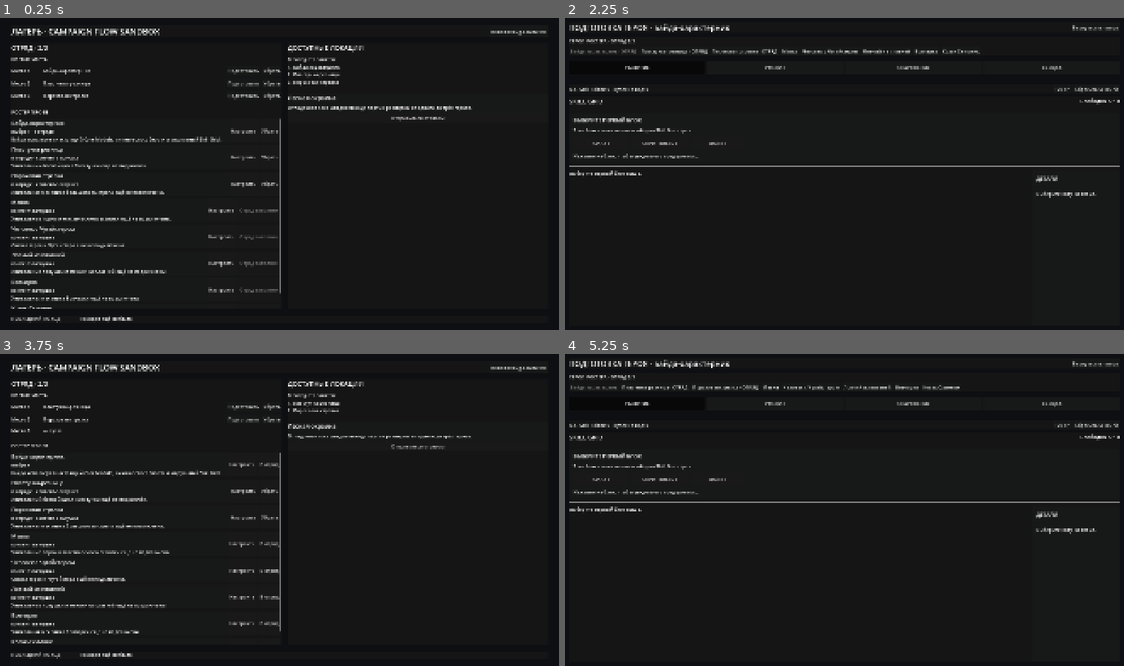
Above: before the commit, frames 1-4 (two rows, left to right).
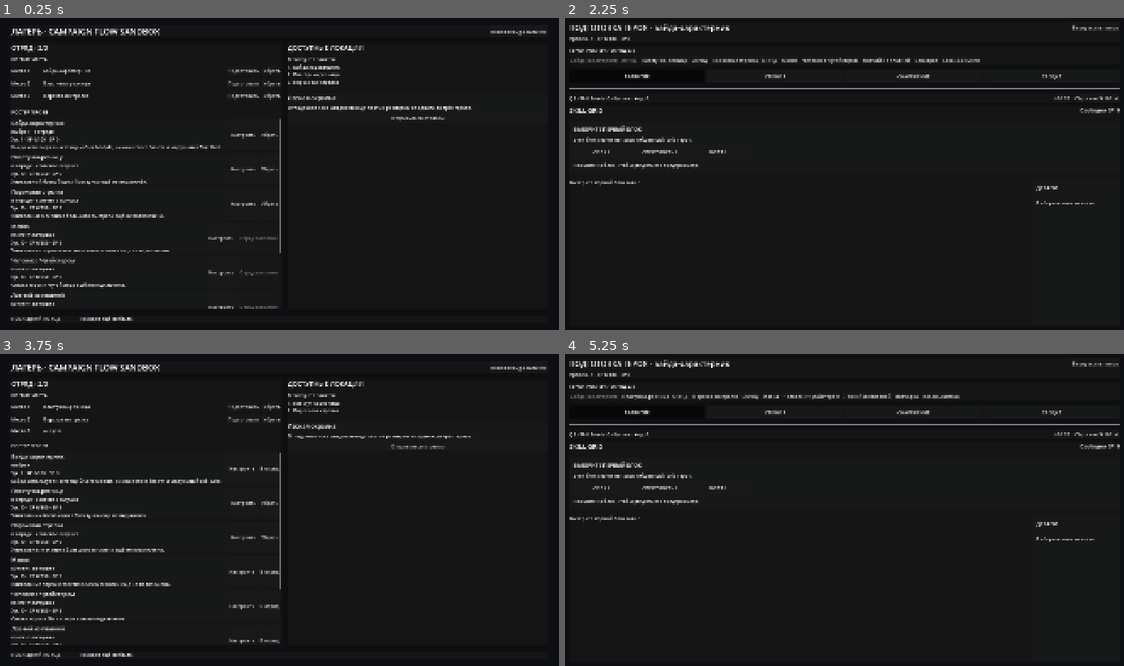
Above: after the commit, the same moments.

Repository: DanilNikolin/kleynod-steppe-frontier
Game: Godot game, scene res://scenes/campaign/campaign_sandbox.tscn
The game is run twice, just before and just after one commit, with the same random seed, the same clock (stepped at 60 frames per second) and the same inputs.
Inputs:
- Up to frame 1 (0.25 s): no input
- Up to frame 2 (2.25 s): click "Новая debug-кампания" at 0.5 s; click "Новая debug-кампания" at 1.25 s; click "Подготовить" at 2 s
- Up to frame 3 (3.75 s): click "Вернуться в лагерь" at 2.75 s; click "Убрать" at 3.5 s
- Up to frame 4 (5.25 s): click "Подготовить" at 4.25 s; click "Байда-характерник" at 5 s

The runs differ from the first frame. In frame 1, 5.4% of the frame differs, in the area x 1-51%, y 35-94%; in frame 2, 4.7%; in frame 3, 5.4%, in the area x 1-51%, y 34-94%; in frame 4, 4.6%.

Commit message:
feat(progression): add battle experience and level rewards

Diff:
--- a/content/combatants/prototype/proto_steppe_raider.tres
+++ b/content/combatants/prototype/proto_steppe_raider.tres
@@ -20,5 +20,6 @@
 start_stamina = 6
 stamina_regeneration = 3
 base_initiative = 4
+experience_reward = 60
 visual_scene = ExtResource("2_visual")
 visual_tint = Color(1, 0.32, 0.26, 1)
--- a/content/combatants/prototype/proto_steppe_shieldbearer.tres
+++ b/content/combatants/prototype/proto_steppe_shieldbearer.tres
@@ -18,5 +18,6 @@
 max_stamina = 6
 stamina_regeneration = 3
 base_initiative = 2
+experience_reward = 90
 visual_scene = ExtResource("2_visual")
 visual_tint = Color(0.9, 0.45, 0.2, 1)
--- a/core/battle/combatants/combatant_definition.gd
+++ b/core/battle/combatants/combatant_definition.gd
@@ -108,6 +108,14 @@
 var base_morale: int = 2
 
 
+@export_group("Rewards")
+
+## XP pool, который этот боец добавляет после своей смерти.
+## 0 используется для объектов, summons и целей без XP.
+@export_range(0, 999999, 1)
+var experience_reward: int = 0
+
+
 @export_group("Presentation")
 
 @export
@@ -226,6 +234,11 @@
 			"Guard regeneration every two turns cannot be negative."
 		)
 
+	if experience_reward < 0:
+		errors.append(
+			"Experience reward cannot be negative."
+		)
+
 	var used_immunity_ids: Dictionary = {}
 
 	for immunity_index in range(
--- /dev/null
+++ b/core/battle/rewards/battle_experience_reward_service.gd
@@ -0,0 +1,33 @@
+class_name BattleExperienceRewardService
+extends RefCounted
+
+
+func get_defeated_team_experience(
+	session: BattleSession,
+	team_id: StringName
+) -> int:
+	if (
+		session == null
+		or team_id == &""
+	):
+		return 0
+
+	var result: int = 0
+
+	for combatant in session.get_team_combatants(
+		team_id,
+		false
+	):
+		if (
+			combatant == null
+			or combatant.is_alive
+			or combatant.definition == null
+		):
+			continue
+
+		result += maxi(
+			combatant.definition.experience_reward,
+			0
+		)
+
+	return result
--- a/core/campaign/battle/campaign_battle_result.gd
+++ b/core/campaign/battle/campaign_battle_result.gd
@@ -21,6 +21,38 @@
 
 var outcome: Outcome = Outcome.NONE
 
+## Полный XP pool со всех реально побеждённых врагов.
+var defeated_enemy_experience_pool: int = 0
+
+## Одинаковая целая доля, выданная каждому участнику боя.
+var experience_per_party_member: int = 0
+
+## Остаток integer division.
+## Намеренно не распределяется, чтобы все участники
+## получали строго одинаковое количество XP.
+var undistributed_experience: int = 0
+
+## hero_id -> количество level-up в этом бою.
+var level_ups_by_hero_id: Dictionary = {}
+
+
+func get_level_ups_for_hero(
+	hero_id: StringName
+) -> int:
+	if hero_id == &"":
+		return 0
+
+	return int(
+		level_ups_by_hero_id.get(
+			hero_id,
+			0
+		)
+	)
+
+
+func has_level_ups() -> bool:
+	return not level_ups_by_hero_id.is_empty()
+
 
 func get_outcome_display_name() -> String:
 	match outcome:
--- a/core/campaign/runtime/campaign_runtime.gd
+++ b/core/campaign/runtime/campaign_runtime.gd
@@ -24,6 +24,7 @@
 var pending_battle_request: CampaignBattleRequest
 
 var state_factory := CampaignStateFactory.new()
+var hero_experience_service := HeroExperienceService.new()
 
 var _battle_request_counter: int = 0
 
@@ -150,6 +151,17 @@
 		return null
 
 	return pending_battle_request.encounter_definition
+
+
+func get_pending_battle_party_size() -> int:
+	if pending_battle_request == null:
+		return 0
+
+	return (
+		pending_battle_request
+			.party_member_hero_ids
+			.size()
+	)
 
 
 func start_location(
@@ -392,7 +404,8 @@
 
 
 func complete_pending_battle_and_return(
-	winning_team_id: StringName
+	winning_team_id: StringName,
+	defeated_enemy_experience_pool: int = 0
 ) -> bool:
 	if (
 		campaign_state == null
@@ -447,6 +460,14 @@
 			CampaignBattleResult.Outcome.DEFEAT
 		)
 
+	_apply_experience_reward(
+		result,
+		maxi(
+			defeated_enemy_experience_pool,
+			0
+		)
+	)
+
 	campaign_state.last_battle_result = (
 		result
 	)
@@ -464,6 +485,67 @@
 	)
 
 	return true
+
+
+func _apply_experience_reward(
+	result: CampaignBattleResult,
+	total_experience: int
+) -> void:
+	if result == null:
+		return
+
+	result.defeated_enemy_experience_pool = maxi(
+		total_experience,
+		0
+	)
+
+	var party_size := (
+		result.party_member_hero_ids.size()
+	)
+
+	if (
+		party_size <= 0
+		or result.defeated_enemy_experience_pool <= 0
+	):
+		return
+
+	result.experience_per_party_member = floori(
+		float(result.defeated_enemy_experience_pool)
+		/ float(party_size)
+	)
+
+	result.undistributed_experience = (
+		result.defeated_enemy_experience_pool
+		% party_size
+	)
+
+	if result.experience_per_party_member <= 0:
+		return
+
+	for hero_id in result.party_member_hero_ids:
+		var hero_state := campaign_state.get_hero(
+			hero_id
+		)
+
+		if (
+			hero_state == null
+			or hero_state.progression_state == null
+		):
+			continue
+
+		var gained_levels := (
+			hero_experience_service.grant_experience(
+				hero_state.progression_state,
+				result.experience_per_party_member
+			)
+		)
+
+		if gained_levels <= 0:
+			continue
+
+		result.level_ups_by_hero_id[
+			hero_id
+		] = gained_levels
 
 
 func _change_to_campaign_scene() -> void:
--- /dev/null
+++ b/core/heroes/hero_experience_service.gd
@@ -0,0 +1,96 @@
+class_name HeroExperienceService
+extends RefCounted
+
+
+const MAX_LEVEL: int = 999
+
+const BASE_EXPERIENCE_TO_NEXT_LEVEL: int = 100
+const EXPERIENCE_GROWTH_PER_LEVEL: int = 50
+
+
+func get_experience_required_for_next_level(
+	level: int
+) -> int:
+	var safe_level := maxi(
+		level,
+		1
+	)
+
+	if safe_level >= MAX_LEVEL:
+		return 0
+
+	return (
+		BASE_EXPERIENCE_TO_NEXT_LEVEL
+		+ EXPERIENCE_GROWTH_PER_LEVEL
+		* (safe_level - 1)
+	)
+
+
+func get_progress_ratio(
+	progression: HeroProgressionState
+) -> float:
+	if progression == null:
+		return 0.0
+
+	if progression.level >= MAX_LEVEL:
+		return 1.0
+
+	var required := get_experience_required_for_next_level(
+		progression.level
+	)
+
+	if required <= 0:
+		return 1.0
+
+	return clampf(
+		float(progression.experience)
+		/ float(required),
+		0.0,
+		1.0
+	)
+
+
+## Возвращает количество полученных уровней.
+func grant_experience(
+	progression: HeroProgressionState,
+	amount: int
+) -> int:
+	if (
+		progression == null
+		or amount <= 0
+	):
+		return 0
+
+	if progression.level >= MAX_LEVEL:
+		progression.level = MAX_LEVEL
+		progression.experience = 0
+
+		return 0
+
+	progression.experience += amount
+
+	var gained_levels: int = 0
+
+	while progression.level < MAX_LEVEL:
+		var required := (
+			get_experience_required_for_next_level(
+				progression.level
+			)
+		)
+
+		if (
+			required <= 0
+			or progression.experience < required
+		):
+			break
+
+		progression.experience -= required
+		progression.level += 1
+		progression.unspent_skill_points += 1
+		gained_levels += 1
+
+	if progression.level >= MAX_LEVEL:
+		progression.level = MAX_LEVEL
+		progression.experience = 0
+
+	return gained_levels
--- a/core/heroes/hero_progression_state.gd
+++ b/core/heroes/hero_progression_state.gd
@@ -7,6 +7,11 @@
 
 @export_range(1, 999, 1)
 var level: int = 1
+
+## Опыт внутри текущего уровня.
+## При level-up порог вычитается из этого значения.
+@export_range(0, 999999999, 1)
+var experience: int = 0
 
 @export_range(0, 999, 1)
 var unspent_skill_points: int = 0
@@ -42,6 +47,11 @@
 	if level <= 0:
 		errors.append(
 			"Hero level must be greater than zero."
+		)
+
+	if experience < 0:
+		errors.append(
+			"Hero experience cannot be negative."
 		)
 
 	if unspent_skill_points < 0:
--- a/presentation/campaign/hero_preparation/hero_preparation_panel.gd
+++ b/presentation/campaign/hero_preparation/hero_preparation_panel.gd
@@ -24,6 +24,7 @@
 var party_service := (
 	CampaignPartyService.new()
 )
+var experience_service := HeroExperienceService.new()
 
 var _current_tab: PreparationTab = (
 	PreparationTab.PROGRESSION
@@ -194,6 +195,17 @@
 
 func _create_header() -> Control:
 	var panel := PanelContainer.new()
+	var content := VBoxContainer.new()
+
+	content.add_theme_constant_override(
+		"separation",
+		8
+	)
+
+	panel.add_child(
+		content
+	)
+
 	var row := HBoxContainer.new()
 
 	row.add_theme_constant_override(
@@ -201,7 +213,7 @@
 		12
 	)
 
-	panel.add_child(
+	content.add_child(
 		row
 	)
 
@@ -244,7 +256,108 @@
 		close_button
 	)
 
+	if (
+		hero_state != null
+		and hero_state.progression_state != null
+	):
+		content.add_child(
+			_create_experience_progress()
+		)
+
 	return panel
+
+
+func _create_experience_progress() -> Control:
+	var row := HBoxContainer.new()
+
+	row.add_theme_constant_override(
+		"separation",
+		12
+	)
+
+	var progression := hero_state.progression_state
+
+	var summary := Label.new()
+
+	summary.custom_minimum_size = Vector2(
+		300,
+		0
+	)
+
+	var bar := ProgressBar.new()
+
+	bar.custom_minimum_size = Vector2(
+		360,
+		18
+	)
+
+	bar.size_flags_horizontal = (
+		Control.SIZE_EXPAND_FILL
+	)
+
+	bar.show_percentage = false
+
+	if progression.level >= (
+		HeroExperienceService.MAX_LEVEL
+	):
+		summary.text = (
+			"Уровень %d · MAX · SP %d"
+			% [
+				progression.level,
+				progression.unspent_skill_points,
+			]
+		)
+
+		bar.min_value = 0.0
+		bar.max_value = 1.0
+		bar.value = 1.0
+
+	else:
+		var required_experience := (
+			experience_service
+				.get_experience_required_for_next_level(
+					progression.level
+				)
+		)
+
+		summary.text = (
+			"Уровень %d · XP %d/%d · SP %d"
+			% [
+				progression.level,
+				progression.experience,
+				required_experience,
+				progression.unspent_skill_points,
+			]
+		)
+
+		bar.min_value = 0.0
+		bar.max_value = float(
+			maxi(
+				required_experience,
+				1
+			)
+		)
+
+		bar.value = float(
+			clampi(
+				progression.experience,
+				0,
+				maxi(
+					required_experience,
+					1
+				)
+			)
+		)
+
+	row.add_child(
+		summary
+	)
+
+	row.add_child(
+		bar
+	)
+
+	return row
 
 
 func _create_hero_switcher() -> Control:
--- a/presentation/campaign/hero_preparation/hero_skill_grid_block_view.gd
+++ b/presentation/campaign/hero_preparation/hero_skill_grid_block_view.gd
@@ -327,8 +327,8 @@
 	var selection_info := Label.new()
 
 	selection_info.text = (
-		"Предпросмотр: %s · %d нод · "
-		+"для следующего расширения: %d нод + EXIT"
+		("Предпросмотр: %s · %d нод · "
+		+ "для следующего расширения: %d нод + EXIT")
 		% [
 			preview_block.display_name,
 			preview_block.node_ids.size(),
--- a/presentation/campaign/party/campaign_party_panel.gd
+++ b/presentation/campaign/party/campaign_party_panel.gd
@@ -11,6 +11,7 @@
 var party_service := (
 	CampaignPartyService.new()
 )
+var experience_service := HeroExperienceService.new()
 
 
 func bind(
@@ -311,6 +312,46 @@
 		state_label
 	)
 
+	if hero_state.progression_state != null:
+		var progression := (
+			hero_state.progression_state
+		)
+
+		var progression_label := Label.new()
+
+		if progression.level >= (
+			HeroExperienceService.MAX_LEVEL
+		):
+			progression_label.text = (
+				"Ур. %d · MAX · SP %d"
+				% [
+					progression.level,
+					progression.unspent_skill_points,
+				]
+			)
+
+		else:
+			var required_experience := (
+				experience_service
+					.get_experience_required_for_next_level(
+						progression.level
+					)
+			)
+
+			progression_label.text = (
+				"Ур. %d · XP %d/%d · SP %d"
+				% [
+					progression.level,
+					progression.experience,
+					required_experience,
+					progression.unspent_skill_points,
+				]
+			)
+
+		text_column.add_child(
+			progression_label
+		)
+
 	if not hero_state.roster_note.is_empty():
 		var note_label := Label.new()
 
--- a/scenes/campaign/campaign_sandbox.gd
+++ b/scenes/campaign/campaign_sandbox.gd
@@ -376,17 +376,85 @@
 			)
 		)
 
+		var experience_text := (
+			"опыт: +%d каждому (%d всего)"
+			% [
+				state
+					.last_battle_result
+					.experience_per_party_member,
+				state
+					.last_battle_result
+					.defeated_enemy_experience_pool,
+			]
+		)
+
 		result_label.text = (
-			"%s · %s · отряд: %s · завершено боёв: %d"
+			"%s · %s · отряд: %s · %s · завершено боёв: %d"
 			% [
 				location_name,
 				state
 					.last_battle_result
 					.get_outcome_display_name(),
 				battle_party_names,
+				experience_text,
 				state.completed_battle_count,
 			]
 		)
+
+		if (
+			state
+				.last_battle_result
+				.has_level_ups()
+		):
+			var level_up_names := PackedStringArray()
+
+			for hero_id_value in (
+				state
+					.last_battle_result
+					.level_ups_by_hero_id
+					.keys()
+			):
+				var hero_id := StringName(
+					hero_id_value
+				)
+
+				var hero_state := state.get_hero(
+					hero_id
+				)
+
+				var hero_name := (
+					hero_state.get_display_name()
+					if hero_state != null
+					else String(hero_id)
+				)
+
+				var gained_levels := (
+					state
+						.last_battle_result
+						.get_level_ups_for_hero(
+							hero_id
+						)
+				)
+
+				level_up_names.append(
+					"%s +%d ур."
+					% [
+						hero_name,
+						gained_levels,
+					]
+				)
+
+			if not level_up_names.is_empty():
+				result_label.text += (
+					" · LEVEL UP: %s"
+					% ", ".join(
+						level_up_names
+					)
+				)
+
+	result_label.autowrap_mode = (
+		TextServer.AUTOWRAP_WORD_SMART
+	)
 
 	content.add_child(
 		result_label
--- a/scenes/debug/battle_grid_sandbox.gd
+++ b/scenes/debug/battle_grid_sandbox.gd
@@ -106,6 +106,9 @@
 var interaction_controller: BattleSandboxInteractionController
 
 var session_factory := BattleSessionFactory.new()
+var experience_reward_service := (
+	BattleExperienceRewardService.new()
+)
 
 var movement_service: BattleMovementService
 var targeting_service: BattleTargetingService
@@ -115,6 +118,7 @@
 var action_preview_presenter: BattleActionPreviewPresenter
 
 var _campaign_winning_team_id: StringName = &""
+var _campaign_experience_reward_pool: int = 0
 
 func _ready() -> void:
 	_validate_dependencies()
@@ -882,6 +886,14 @@
 
 	interaction_controller.finish_battle()
 
+	_campaign_experience_reward_pool = (
+		experience_reward_service
+			.get_defeated_team_experience(
+				session,
+				ENEMY_TEAM_ID
+			)
+	)
+
 	if winning_team_id == PLAYER_TEAM_ID:
 		debug_log_presenter.set_headline(
 			"Бой завершён. Победа!"
@@ -976,6 +988,51 @@
 		result_label
 	)
 
+	var experience_label := Label.new()
+
+	experience_label.horizontal_alignment = (
+		HORIZONTAL_ALIGNMENT_CENTER
+	)
+
+	var party_size := (
+		CampaignRuntime.get_pending_battle_party_size()
+	)
+
+	var experience_share: int = 0
+	var experience_remainder: int = 0
+
+	if party_size > 0:
+		experience_share = floori(
+			float(_campaign_experience_reward_pool)
+			/ float(party_size)
+		)
+
+		experience_remainder = (
+			_campaign_experience_reward_pool
+			% party_size
+		)
+
+	experience_label.text = (
+		"Опыт за побеждённых врагов: %d XP"
+		% _campaign_experience_reward_pool
+	)
+
+	if party_size > 0:
+		experience_label.text += (
+			" · по %d каждому"
+			% experience_share
+		)
+
+	if experience_remainder > 0:
+		experience_label.text += (
+			" · остаток %d"
+			% experience_remainder
+		)
+
+	content.add_child(
+		experience_label
+	)
+
 	var return_button := Button.new()
 
 	return_button.text = "Вернуться в лагерь"
@@ -1000,7 +1057,8 @@
 	var completed := (
 		CampaignRuntime
 			.complete_pending_battle_and_return(
-				_campaign_winning_team_id
+				_campaign_winning_team_id,
+				_campaign_experience_reward_pool
 			)
 	)
 
Not shown, added: core/battle/rewards/battle_experience_reward_service.gd.uid
Not shown, added: core/heroes/hero_experience_service.gd.uid
